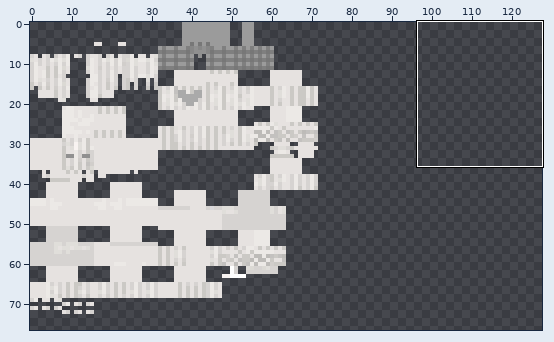
Two states of a sprite sheet, common/src/main/resources/assets/roundabout/textures/stand/walking_heart/pale.png. Above, an overview of the earlier version with the close-up marked.
Close-up. Before:
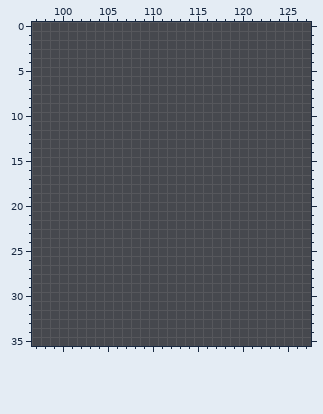
The file is 128x128 pixels. Pixels under 10% opacity are left out. Colours within 5 levels of each other are drawn and written as one. Shown: x 97..127, y 0..35. The wide view leaves out empty margins.
The result:
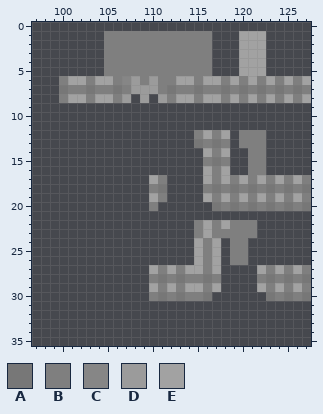
Palette (. is transparent): A #777777  B #7f7f7f  C #868686  D #9b9b9b  E #a2a2a2
Diff:
Colour A now appears in row 7 at x 100, 103, 106, 112, 115, 118, 120, 122, 124 and 126; in row 13 at x 115 and 117; in row 15 at x 117; in row 18 at x 111, 117, 119, 121, 123, 125 and 127; in row 20 at x 117, 119, 121, 123, 125 and 127; in row 28 at x 111, 113, 116, 123, 125 and 127.
Colour A now appears in row 30 at x 111, 113, 116, 123, 125 and 127.
Colour B now appears in rows 1 to 5 at x 105 to 116; in row 6 at x 100, 103, 106, 109, 111 to 112, 115, 118, 120, 122, 124 and 126; in row 7 at x 101 to 102, 104 to 105, 107, 111, 113 to 114, 116 to 117, 119, 121, 123, 125 and 127; in row 8 at x 100, 103, 106, 112, 115, 118, 120, 122, 124 and 126; in row 12 at x 115, 117 and 120 to 122; in row 13 at x 116, 118 and 120 to 122.
Colour B now appears in row 14 at x 117 and 121 to 122; in row 15 at x 116, 118 and 121 to 122; in row 16 at x 117 and 121 to 122; in row 17 at x 111, 117, 119, 121, 123, 125 and 127; in row 18 at x 110, 116, 118, 120, 122, 124 and 126; in row 19 at x 111, 117, 119, 121, 123, 125 and 127.
Colour B now appears in row 20 at x 110, 118, 120, 122, 124 and 126; in row 22 at x 115, 117 and 119 to 121; in row 23 at x 115 and 117 to 121; in rows 24 to 26 at x 116 and 119 to 120; in row 27 at x 111, 113, 116, 123, 125 and 127; in row 28 at x 110, 112, 114 to 115, 117, 122, 124 and 126.
Colour B now appears in row 29 at x 111, 113, 116, 123, 125 and 127; in row 30 at x 110, 112, 114 to 115, 124 and 126.
Colour C now appears in row 6 at x 107.
Colour D now appears in row 6 at x 108 and 110; in row 7 at x 108 to 110; in row 8 at x 107, 109 and 111.
Colour E now appears in rows 1 to 5 at x 120 to 122; in row 6 at x 101 to 102, 104 to 105, 113 to 114, 116 to 117, 119, 121, 123, 125 and 127; in row 8 at x 101 to 102, 104 to 105, 113 to 114, 116 to 117, 119, 121, 123, 125 and 127; in row 12 at x 116 and 118; in row 14 at x 116 and 118; in row 16 at x 116 and 118.
Colour E now appears in row 17 at x 110, 116, 118, 120, 122, 124 and 126; in row 19 at x 110, 116, 118, 120, 122, 124 and 126; in row 22 at x 116 and 118; in row 23 at x 116; in rows 24 to 26 at x 115 and 117; in row 27 at x 110, 112, 114 to 115, 117, 122, 124 and 126.
Colour E now appears in row 29 at x 110, 112, 114 to 115, 117, 122, 124 and 126.
Pixel boxes of the changes (left, top, right, bottom) in both close-ups:
added: (59, 31, 311, 103)
added: (149, 130, 311, 301)
